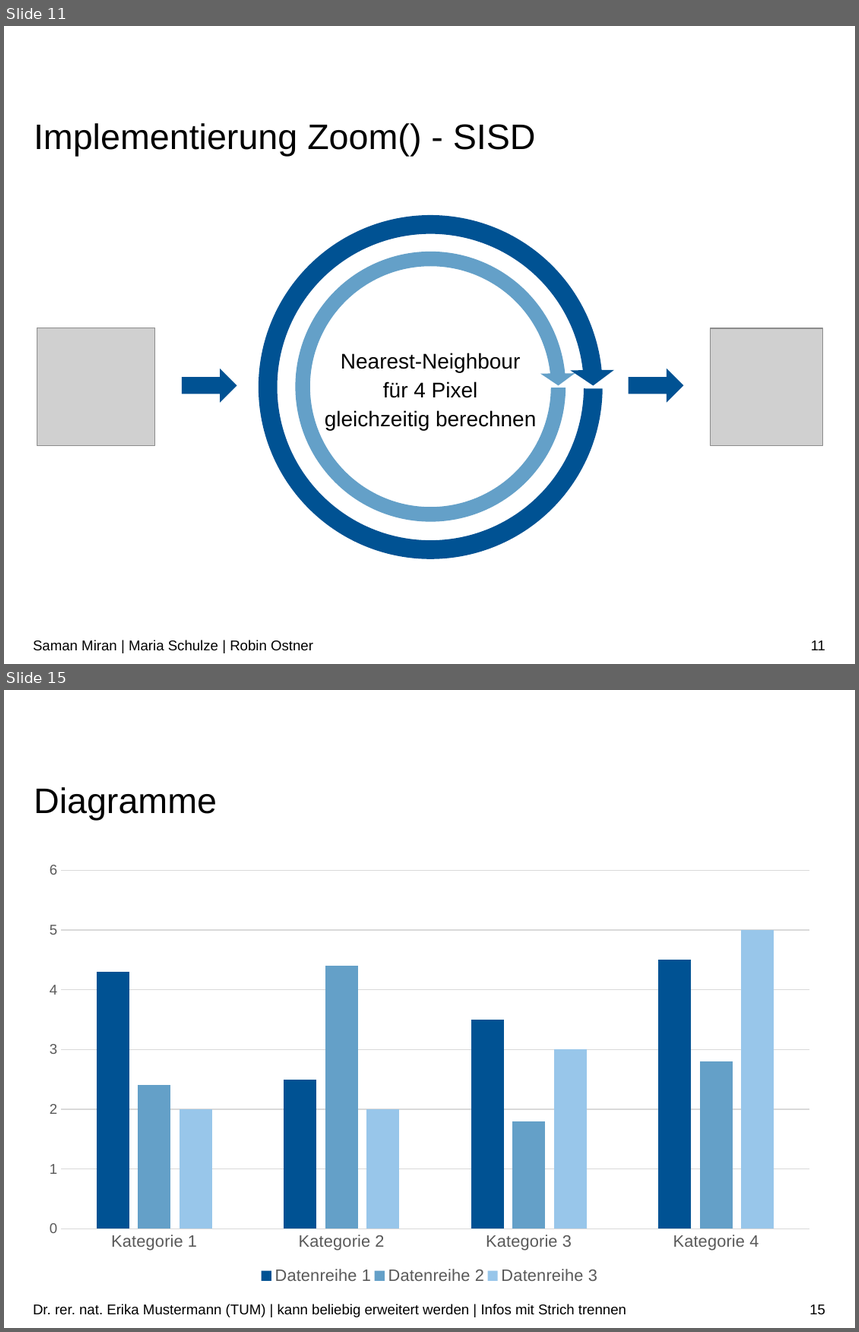
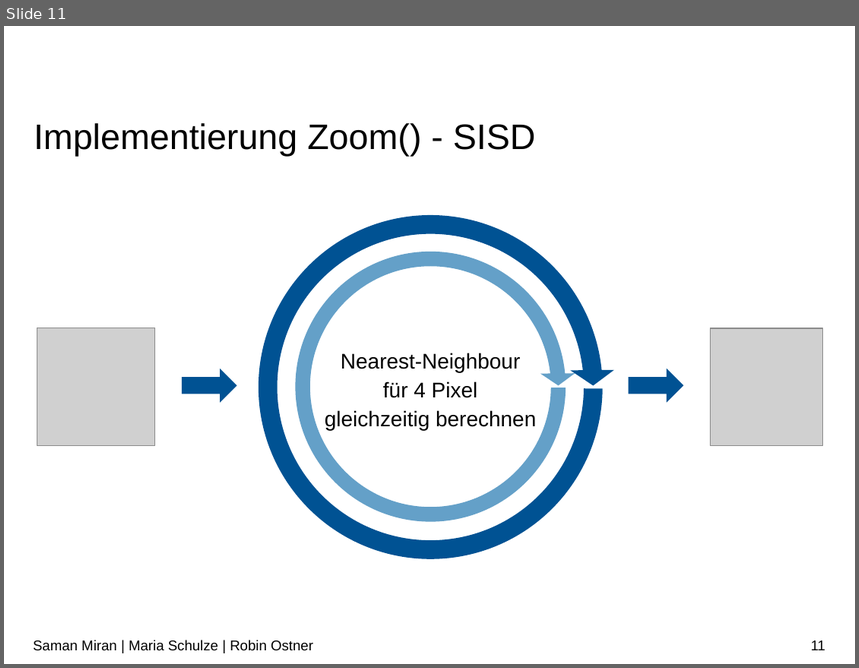
Before and after one commit to RobinOstner/bestASP, a slide deck: Praktikum ASP – Team 15.pptx. Shown one above the other, each under a label of ours: slides 11 and 15 before the commit, slide 11 after it; the slides between them are not shown. The pictures are 859x1332 and 859x668 pixels, drawn with LibreOffice and Linux fonts; fonts in the diff are those of the drawing; grey boxes stand for pictures; background and template pictures are left out. Boxes give left, top, right and bottom in pixels: in the first picture for what was removed or moved away, otherwise in the second. Text is boxed around its words. In the diff, an @@ line names an element or a change of style, - is before the commit and + after.

```diff
--- a/Praktikum ASP – Team 15.pptx
+++ b/Praktikum ASP – Team 15.pptx
@@ slide 15 removed at (4,690,855,1328), background #FFFFFF @@
@@ title removed at (34,787,217,820) @@
-Diagramme
@@ column chart removed at (34,854,826,1292) @@
-categories: Kategorie 1, Kategorie 2, Kategorie 3, Kategorie 4
-Datenreihe 1: 4.3, 2.5, 3.5, 4.5
-Datenreihe 2: 2.4, 4.4, 1.8, 2.8
-Datenreihe 3: 2, 2, 3, 5
@@ text removed at (33,1304,626,1318) @@
-Dr. rer. nat. Erika Mustermann (TUM) | kann beliebig erweitert werden | Infos mit Strich trennen
@@ page number removed at (810,1305,826,1315) @@
-15
```
Also in this commit, not shown: 2 slides added, 3 other slides removed.
